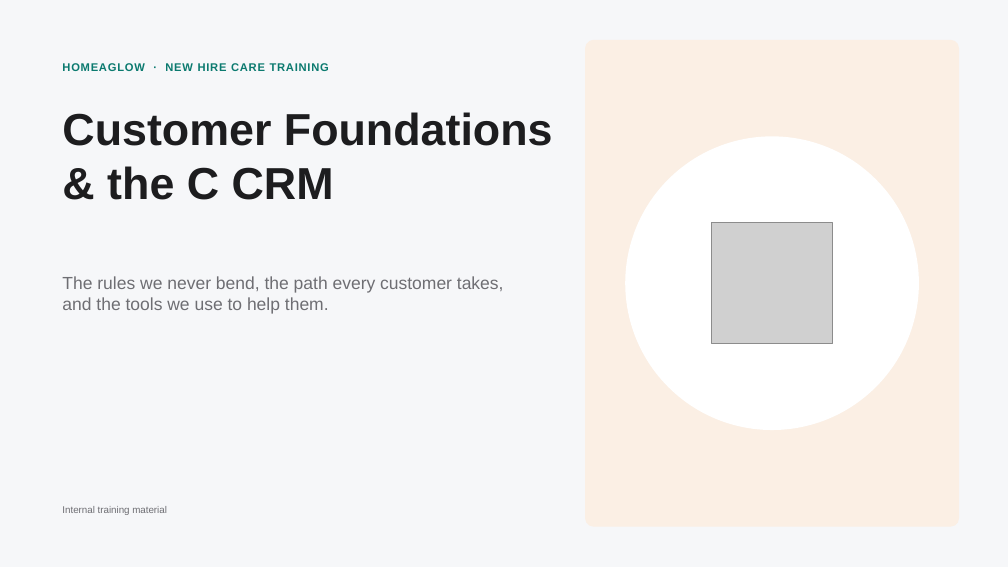
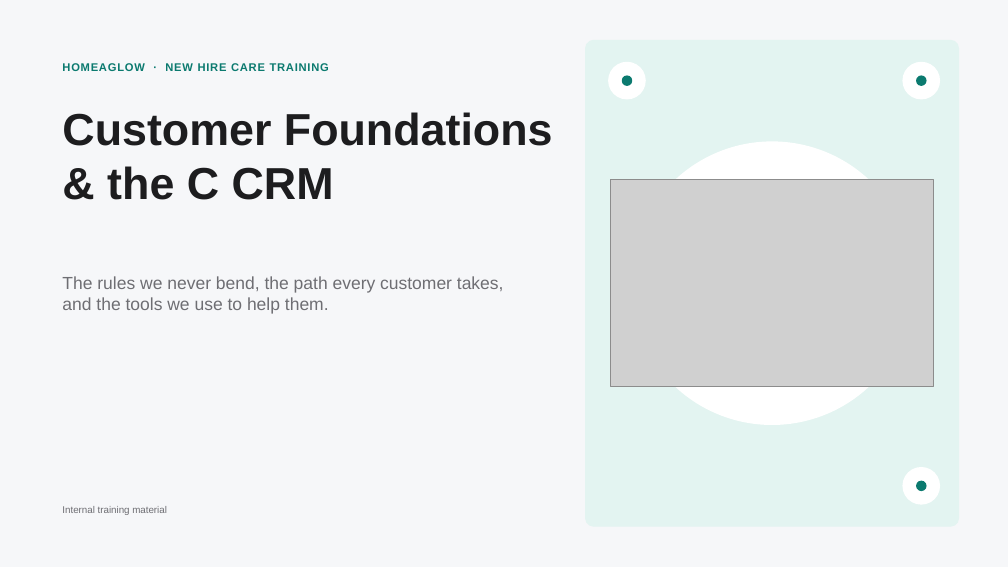
Before and after one commit to anjulimichelle/training, a slide deck: slide 1 of customer-foundations/customer-foundations-c-crm.pptx. Drawn at 1008x567 pixels with LibreOffice and Linux fonts; fonts in the diff are those of the drawing; grey boxes stand for pictures. Boxes give left, top, right and bottom in pixels: in the first picture for what was removed or moved away, otherwise in the second. Text is boxed around its words. In the diff, an @@ line names an element or a change of style, - is before the commit and + after.

```diff
--- a/customer-foundations/customer-foundations-c-crm.pptx
+++ b/customer-foundations/customer-foundations-c-crm.pptx
@@ rounded rectangle at box(586, 40, 959, 526): fill #FBEFE4 to #E3F4F1; outline #FBEFE4 0.75 pt to #E3F4F1 0.75 pt @@
@@ ellipse added at box(609, 62, 645, 99), fill #FFFFFF, outline #FFFFFF 1 pt @@
@@ ellipse added at box(622, 77, 631, 86), fill #0B7A6F, outline #0B7A6F 1 pt @@
@@ ellipse added at box(903, 62, 939, 99), fill #FFFFFF, outline #FFFFFF 1 pt @@
@@ ellipse added at box(917, 77, 926, 86), fill #0B7A6F, outline #0B7A6F 1 pt @@
@@ ellipse: place and size @@
-ellipse at box(626, 137, 918, 429)
+ellipse at box(631, 142, 913, 424)
@@ picture: place and size @@
-picture at box(712, 223, 833, 344)
+picture at box(611, 180, 933, 387)
@@ ellipse added at box(903, 468, 939, 504), fill #FFFFFF, outline #FFFFFF 1 pt @@
@@ ellipse added at box(917, 482, 926, 491), fill #0B7A6F, outline #0B7A6F 1 pt @@
```
Also in this commit, not shown: 23 other slides changed, 3 slides added, 2 slides removed, 12 other files.
